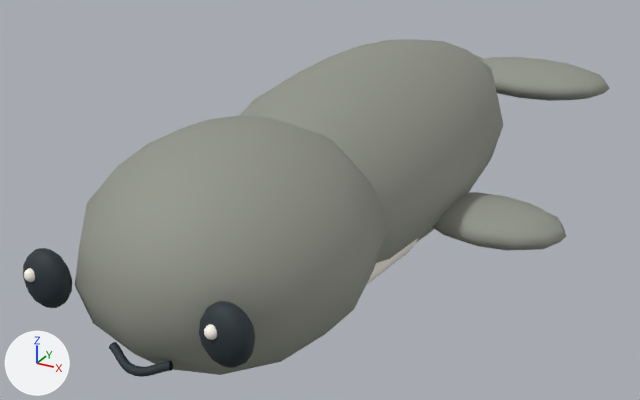
Two versions of the glTF model public/models/org_stellerseacow.glb, one commit apart.
Camera for both pictures: a 50 mm camera at (1.42, -2.97, 1.6) aimed at (-0.13, -0.15, 0.19). Every picture has the same lights, and +X, +Y and +Z are marked at lower left. The first picture is the older version. Where no turn or scale is listed for an object, it has been applied to the vertices.

Script lines for the objects in view, before the commit:
```python
ob_body = bpy.data.objects.new('Body', me_sphere_002)
ob_body.location = (0.0, 0.0, 0.572)
ob_eye_l = bpy.data.objects.new('Eye_L', me_sphere_003)
ob_eye_l.location = (0.303, -1.413, 0.404)
ob_eye_r = bpy.data.objects.new('Eye_R', me_sphere_005)
ob_eye_r.location = (-0.303, -1.413, 0.404)
ob_fin_l = bpy.data.objects.new('Fin_L', me_sphere_007)
ob_fin_l.location = (0.348, -0.168, 0.348)
ob_head = bpy.data.objects.new('Head', me_little_smile)
ob_head.location = (0.0, -0.538, 0.796)
ob_tail = bpy.data.objects.new('Tail', me_sphere_008)
ob_tail.location = (0.0, 0.617, 0.628)
```
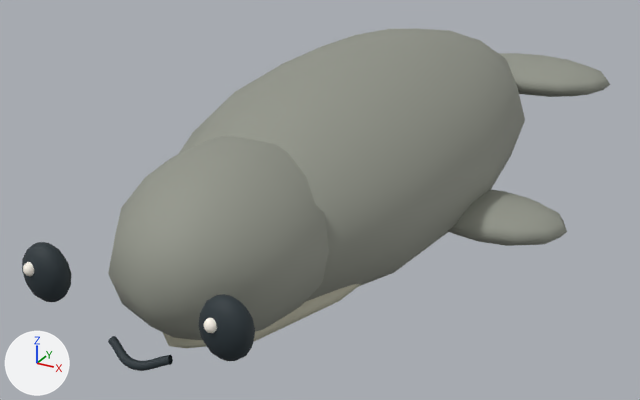
What differs and where, as boxes [x1, y1, x2, y2] in the pictures (640 x 400 px):
'Head', reshaped, moved
    before: [75, 116, 386, 377]
    after: [108, 136, 329, 371]
'Body', reshaped, moved
    before: [239, 39, 503, 285]
    after: [163, 28, 525, 348]
'Fin_L', moved
    before: [432, 192, 566, 250]
    after: [448, 189, 567, 246]
'Tail', moved
    before: [473, 54, 610, 101]
    after: [498, 53, 610, 97]
'Eye_L', moved
    before: [199, 301, 255, 368]
    after: [198, 294, 255, 361]
'Eye_R', moved
    before: [23, 248, 72, 308]
    after: [22, 242, 72, 302]
part 1 of me_sphere_002, recoloured
    before: [366, 239, 418, 285]
    after: [163, 284, 361, 348]
part 2 of me_sphere_002, recoloured
    before: [239, 39, 503, 263]
    after: [179, 28, 525, 302]
part 3 of me_little_smile, recoloured
    both: [110, 342, 172, 371]
part 4 of me_little_smile, recoloured
    before: [75, 116, 380, 375]
    after: [108, 152, 329, 340]

What changed in the scene script:
```text
Add mat_painted_miniature:
    mat_painted_miniature = bpy.data.materials.new('Painted miniature')
    mat_painted_miniature.use_nodes = True; mat_painted_miniature.node_tree.nodes.clear()
    _N = mat_painted_miniature.node_tree.nodes; _L = mat_painted_miniature.node_tree.links
    n0 = _N.new('ShaderNodeBsdfPrincipled'); n0.name = 'Principled BSDF'
    n0.inputs[2].default_value = 0.7  # 'Roughness'
    n1 = _N.new('ShaderNodeOutputMaterial'); n1.name = 'Material Output'
    n2 = _N.new('ShaderNodeVertexColor'); n2.name = 'Color Attribute'
    _L.new(n0.outputs[0], n1.inputs[0])  # 'BSDF' to 'Surface'
    _L.new(n2.outputs[0], n0.inputs[0])  # 'Color' to 'Base Color'
Change me_sphere_002:
    used by ob_body; location = (0.0, 0.0, 0.572)
    remove me_sphere_002.from_pydata(...)  # 172 vertices, 336 faces; spans x -0.44..0.44, y -1.28..1.09, z -0.57..0.19
    add me_sphere_002.from_pydata(...)  # 172 vertices, 336 faces; spans x -0.52..0.52, y -1.28..1.2, z -0.59..0.21
    me_sphere_002 part 1: 168 faces spanning x -0.34..0.34, y -1.28..0.74, z -0.53..-0.26 switch from mat_accent (white #fff9ee) to mat_painted_miniature
    me_sphere_002 part 2: 168 faces spanning x -0.52..0.52, y -1.2..1.2, z -0.59..0.21 switch from mat_coat (grey #93968b) to mat_painted_miniature
    edits to the shape of me_sphere_002 do not show in these pictures
Change me_little_smile:
    used by ob_head; location = (0.0, -0.538, 0.796)
    remove me_little_smile.from_pydata(...)  # 286 vertices, 552 faces; spans x -0.448..0.448, y -0.925..0.151, z -0.762..-0.045
    add me_little_smile.from_pydata(...)  # 286 vertices, 552 faces; spans x -0.323..0.323, y -0.905..0.071, z -0.691..-0.117
    me_little_smile part 3: 384 faces spanning x -0.106..0.106, y -0.905..-0.845, z -0.602..-0.548 switch from mat_ink (dark blue #263238) to mat_painted_miniature
    me_little_smile part 4: 168 faces spanning x -0.323..0.323, y -0.844..0.071, z -0.691..-0.117 switch from mat_coat (grey #93968b) to mat_painted_miniature
    edits to the shape of me_little_smile do not show in these pictures
Change ob_body:
    ob_body.location: (0.0, 0.0, 0.572) -> (0.0, 0.0, 0.591)
Change ob_eye_l:
    ob_eye_l.location: (0.303, -1.413, 0.404) -> (0.303, -1.413, 0.423)
Change ob_eye_r:
    ob_eye_r.location: (-0.303, -1.413, 0.404) -> (-0.303, -1.413, 0.423)
Change ob_fin_l:
    ob_fin_l.location: (0.348, -0.168, 0.348) -> (0.348, -0.168, 0.367)
Change ob_head:
    ob_head.location: (0.0, -0.538, 0.796) -> (0.0, -0.538, 0.815)
Change ob_tail:
    ob_tail.location: (0.0, 0.617, 0.628) -> (0.0, 0.617, 0.647)
```
